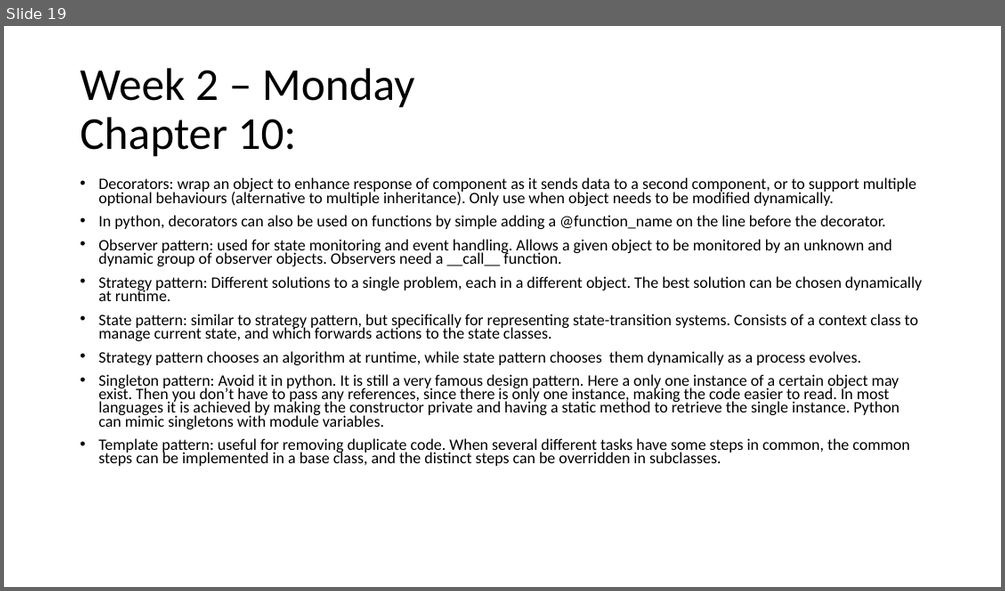
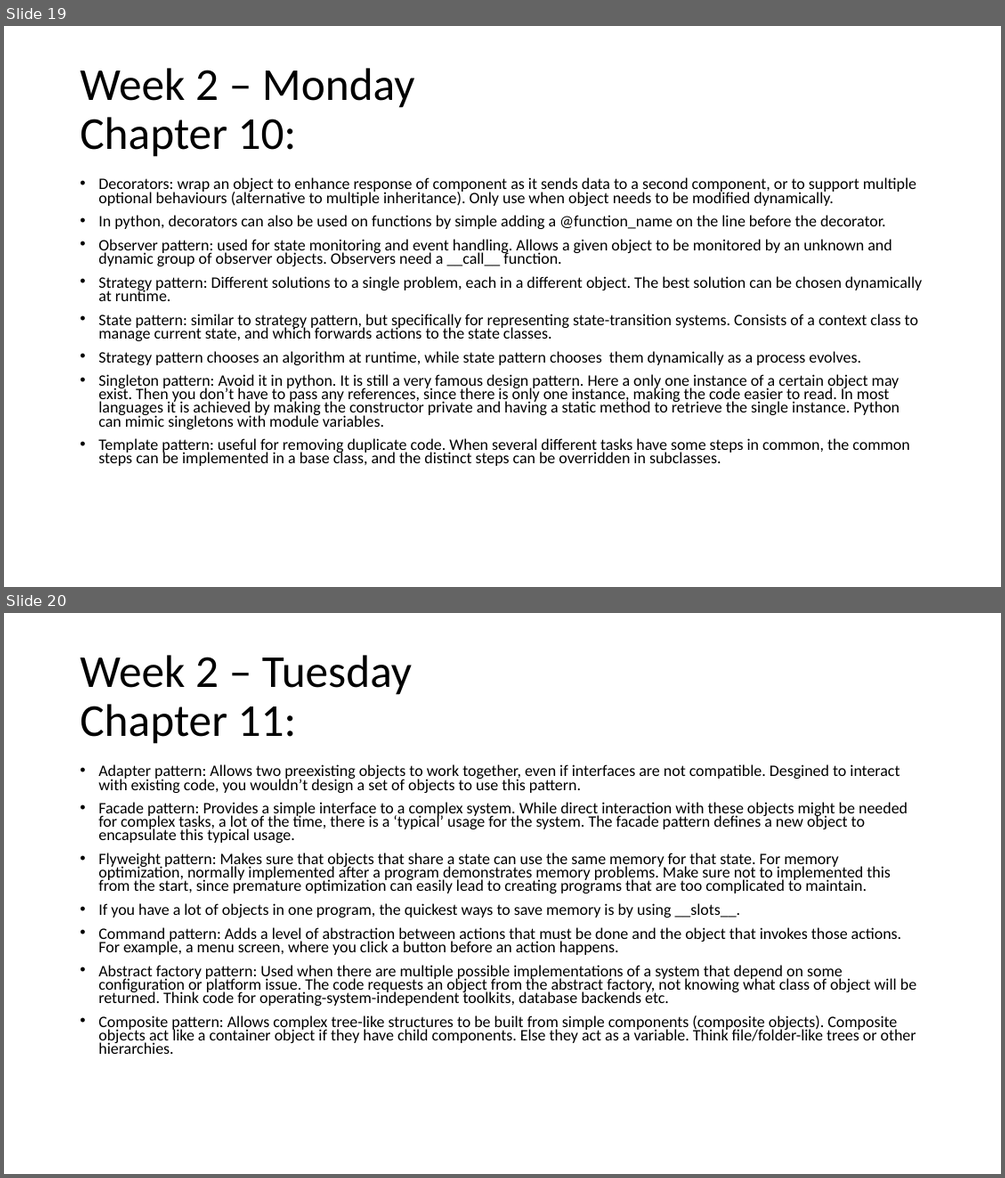
Before and after one commit to lamersfa/Python-Training-wk2226, a slide deck: Information learned during Python training.pptx. Shown one above the other, each under a label of ours: slide 19 before the commit, slides 19 and 20 after it. The pictures are 1005x591 and 1005x1178 pixels, drawn with LibreOffice and Linux fonts; fonts in the diff are those of the drawing. Boxes give left, top, right and bottom in pixels: in the first picture for what was removed or moved away, otherwise in the second. Text is boxed around its words. In the diff, an @@ line names an element or a change of style, - is before the commit and + after.

Commit message:
Powerpoint ch 11 & 12. Assignments will be pushed to tomorrow, due to time spent on an intake.

```diff
--- a/Information learned during Python training.pptx
+++ b/Information learned during Python training.pptx
@@ slide 20 added at (4,613,1001,1174), background #FFFFFF @@
@@ title added at (80,655,412,744), 44 pt, text #000000 @@
+Week 2 – Tuesday
+Chapter 11:
@@ text added at (98,764,916,1054), 15.4 pt, text #000000 @@
+• Adapter pattern: Allows two preexisting objects to work together, even if interfaces are not compatible. Desgined to interact with existing code, you wouldn’t design a set of objects to use this pattern.
+• Facade pattern: Provides a simple interface to a complex system. While direct interaction with these objects might be needed for complex tasks, a lot of the time, there is a ‘typical’ usage for the system. The facade pattern defines a new object to encapsulate this typical usage.
+• Flyweight pattern: Makes sure that objects that share a state can use the same memory for that state. For memory optimization, normally implemented after a program demonstrates memory problems. Make sure not to implemented this from the start, since premature optimization can easily lead to creating programs that are too complicated to maintain.
+• If you have a lot of objects in one program, the quickest ways to save memory is by using __slots__.
+• Command pattern: Adds a level of abstraction between actions that must be done and the object that invokes those actions. For example, a menu screen, where you click a button before an action happens.
+• Abstract factory pattern: Used when there are multiple possible implementations of a system that depend on some configuration or platform issue. The code requests an object from the abstract factory, not knowing what class of object will be returned. Think code for operating-system-independent toolkits, database backends etc.
+• Composite pattern: Allows complex tree-like structures to be built from simple components (composite objects). Composite objects act like a container object if they have child components. Else they act as a variable. Think file/folder-like trees or other hierarchies.
```
Also in this commit, not shown: 2 other slides added.
